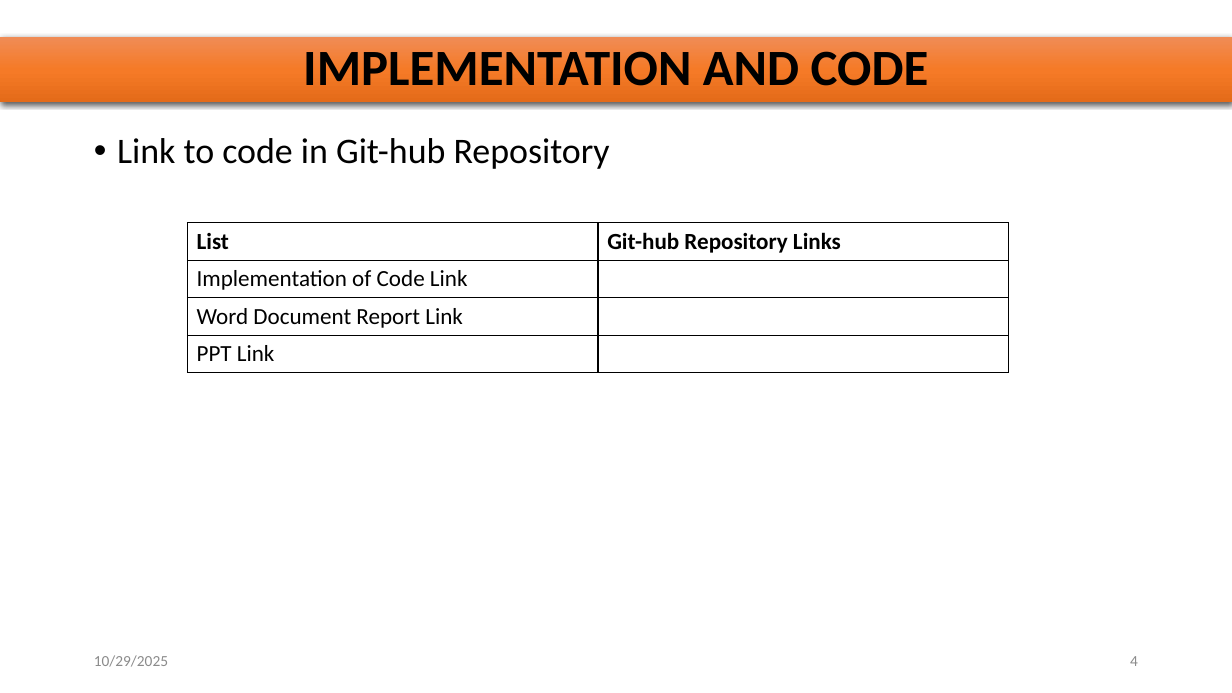
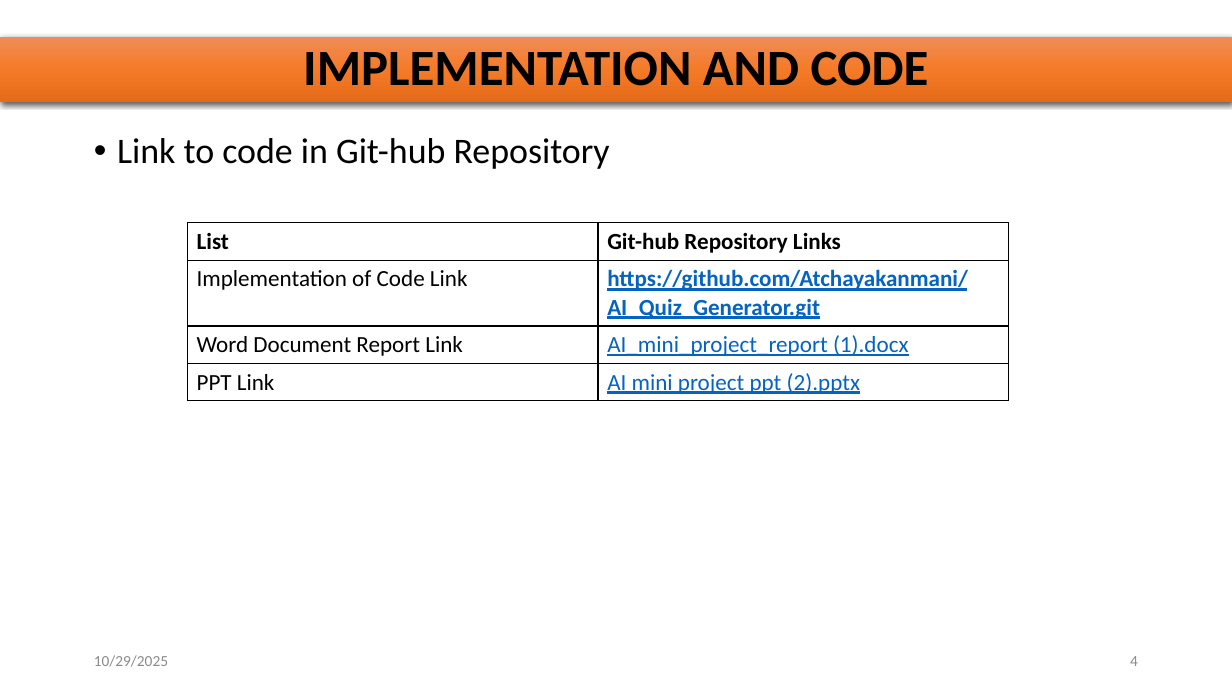
Before and after one commit to Atchayakanmani/AI_Quiz_Generator, a slide deck: slide 4 of AI mini project ppt.pptx. Drawn at 1232x693 pixels with LibreOffice and Linux fonts; fonts in the diff are those of the drawing. Boxes give left, top, right and bottom in pixels: in the first picture for what was removed or moved away, otherwise in the second. Text is boxed around its words. In the diff, an @@ line names an element or a change of style, - is before the commit and + after.

```diff
--- a/AI mini project ppt.pptx
+++ b/AI mini project ppt.pptx
@@ table at [188, 223, 1008, 399] @@
-row 2, column 2: 
+row 2, column 2: https://github.com/Atchayakanmani/AI_Quiz_Generator.git
-row 3, column 2: 
+row 3, column 2: AI_mini_project_report (1).docx
-row 4, column 2: 
+row 4, column 2: AI mini project ppt (2).pptx
```
Also in this commit, not shown: 2 other slides changed.
